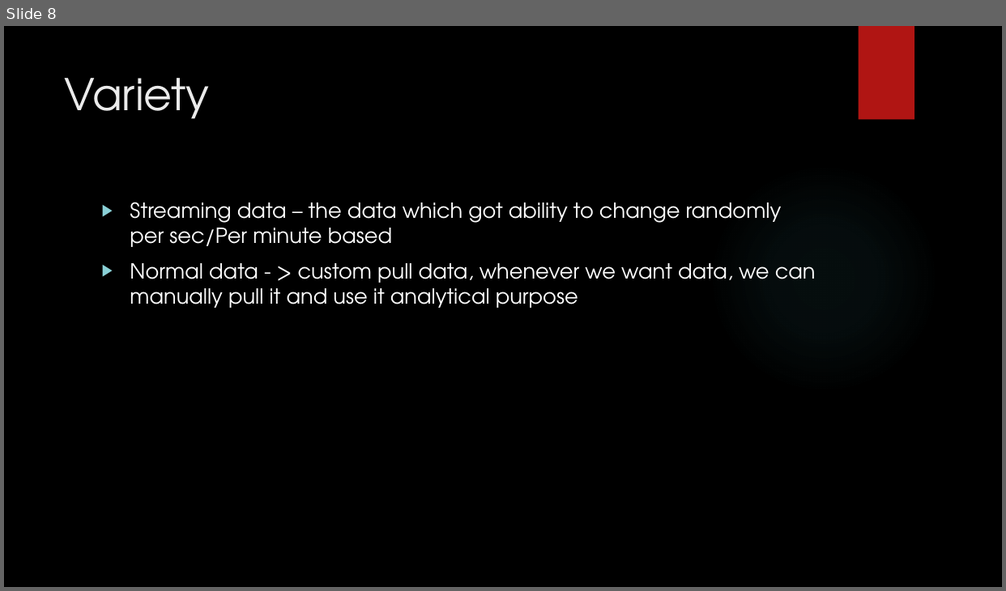
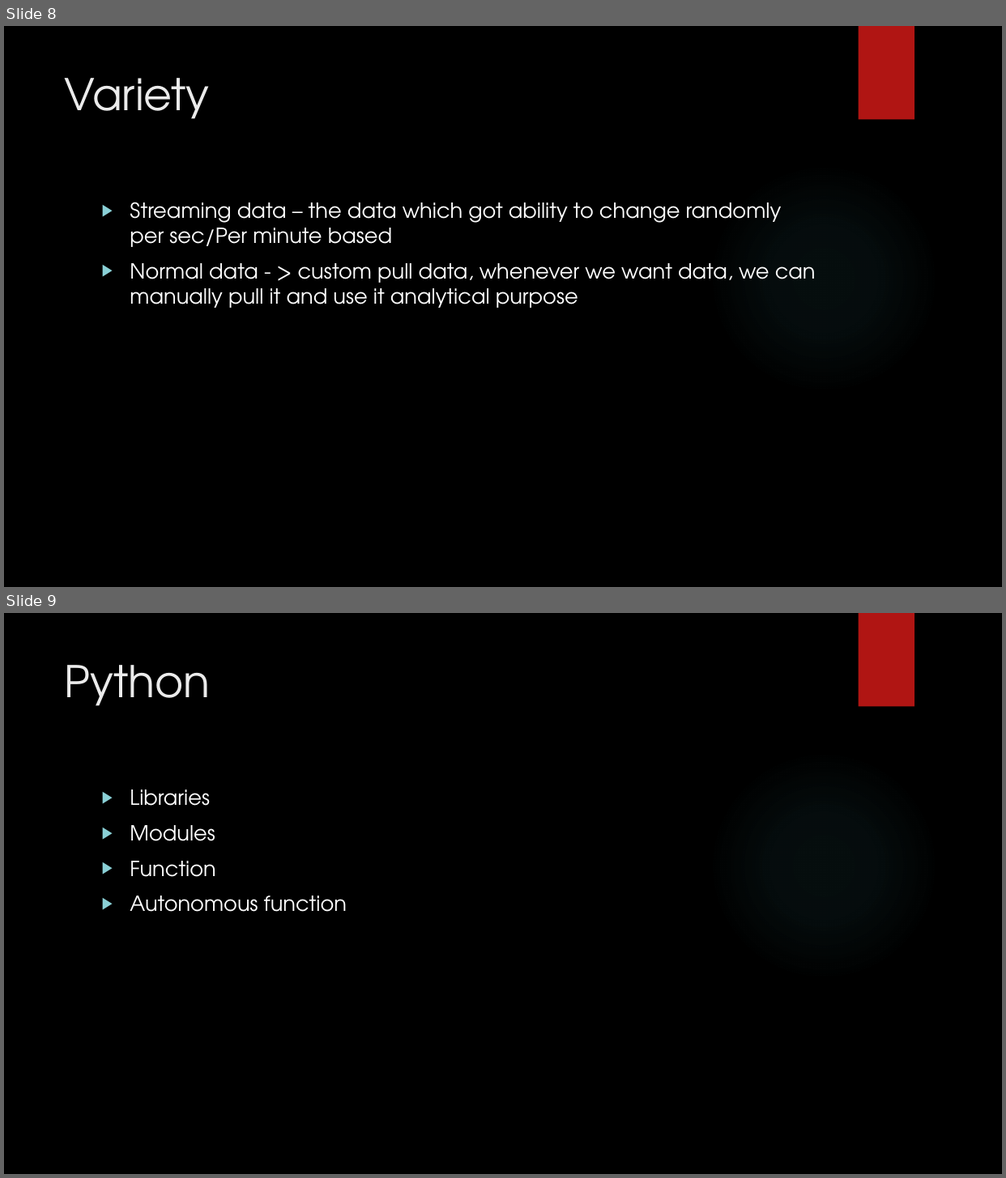
Before and after one commit to karthick1808/DW001, a slide deck: Bigdata.pptx. Shown one above the other, each under a label of ours: slide 8 before the commit, slides 8 and 9 after it. The pictures are 1006x591 and 1006x1178 pixels, drawn with LibreOffice and Linux fonts; fonts in the diff are those of the drawing; background and template pictures are left out. Boxes give left, top, right and bottom in pixels: in the first picture for what was removed or moved away, otherwise in the second. Text is boxed around its words. In the diff, an @@ line names an element or a change of style, - is before the commit and + after.

```diff
--- a/Bigdata.pptx
+++ b/Bigdata.pptx
@@ slide 9 added at [4, 613, 1002, 1174], background picture (left out); not listed: 2 template elements that a slide beside it also shows @@
@@ title added at [65, 665, 211, 706], 42 pt, text #EBEBEB @@
+Python
@@ text added at [130, 790, 347, 912], 20 pt, text #FFFFFF @@
+▶ Libraries
+▶ Modules
+▶ Function
+▶ Autonomous function
```
Also in this commit, not shown: 6 other slides added.
